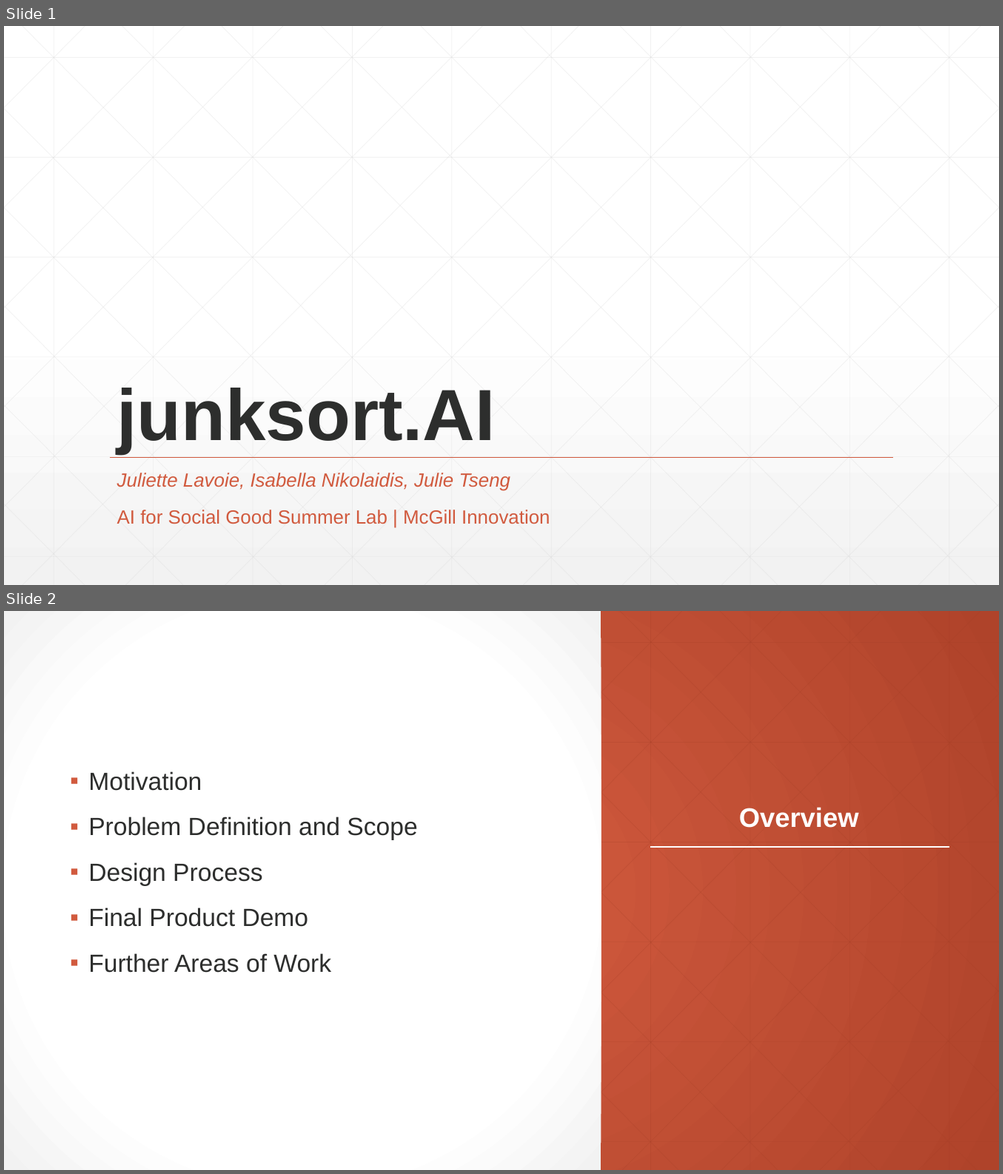
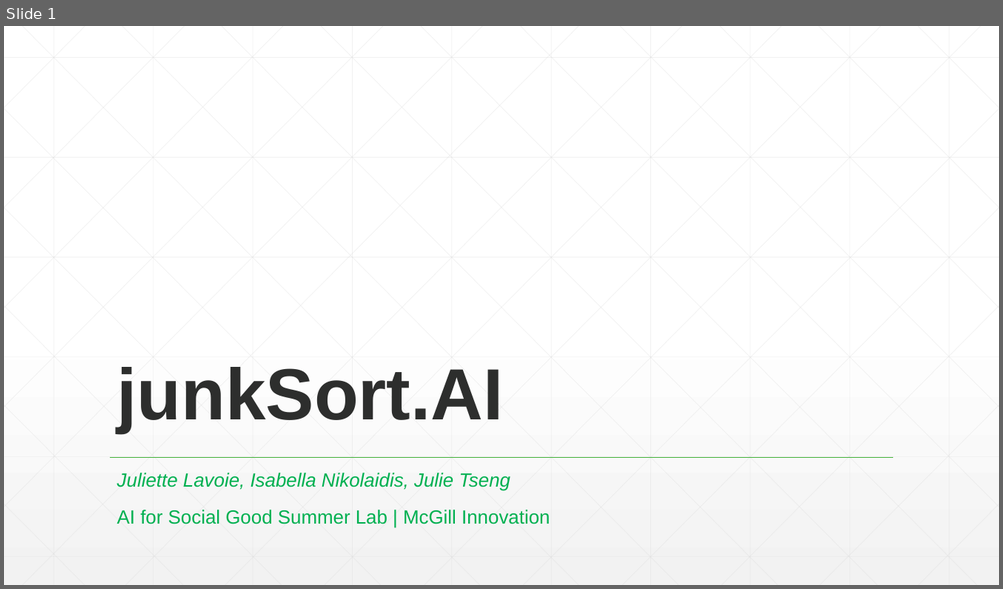
Before and after one commit to j-tseng/junkSort.AI, a slide deck: junksort-presentation.pptx. Shown one above the other, each under a label of ours: slides 1 and 2 before the commit, slide 1 after it. The pictures are 1003x1174 and 1003x589 pixels, drawn with LibreOffice and Linux fonts; fonts in the diff are those of the drawing. Boxes give left, top, right and bottom in pixels: in the first picture for what was removed or moved away, otherwise in the second. Text is boxed around its words. In the diff, an @@ line names an element or a change of style, - is before the commit and + after.

```diff
--- a/junksort-presentation.pptx
+++ b/junksort-presentation.pptx
@@ slide 2 removed at <box>4,611,999,1170</box>, background gradient #D15A3E to #AF432A @@
@@ rectangle removed at <box>4,611,601,1170</box> @@
@@ text removed at <box>88,772,417,973</box> @@
-▪ Motivation
-▪ Problem Definition and Scope
-▪ Design Process
-▪ Final Product Demo
-▪ Further Areas of Work
@@ title removed at <box>739,807,859,828</box> @@
-Overview
@@ line removed from (650, 848) to (949, 848) @@
@@ group removed at <box>4,611,999,1170</box>: 46 lines @@
@@ slide 1 changed as well @@
@@ title at <box>117,367,504,433</box>: text changed @@
-junksort.AI
+junkSort.AI
@@ subtitle "Juliette Lavoie, Isabella Nikolaidis, Julie ..." at <box>117,473,549,525</box>: text colour #D15A3E to #00B050 @@
@@ line (110, 458) - (893, 458): stroke #D15A3E 1 pt to #48B53F 1 pt @@
```
Also in this commit, not shown: 1 other slide changed, 3 slides added, 6 other slides removed.
